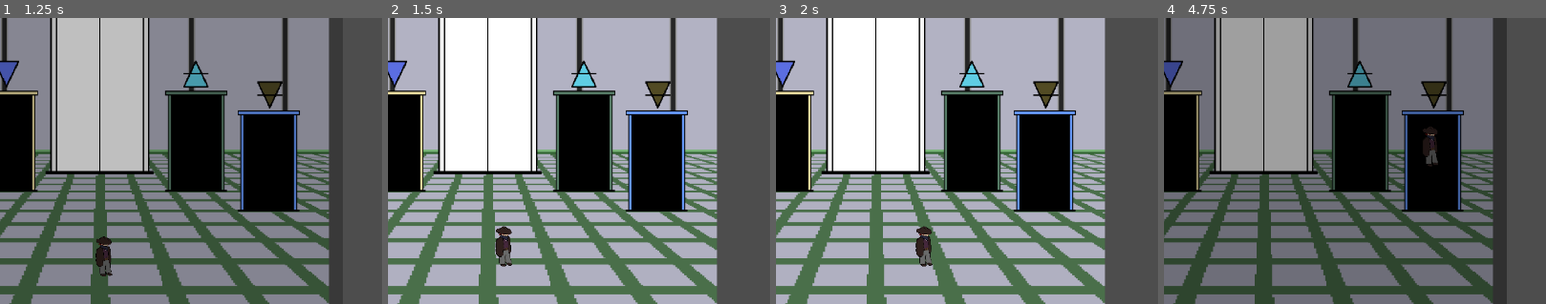
Above: before the commit, frames 1-4 (left to right).
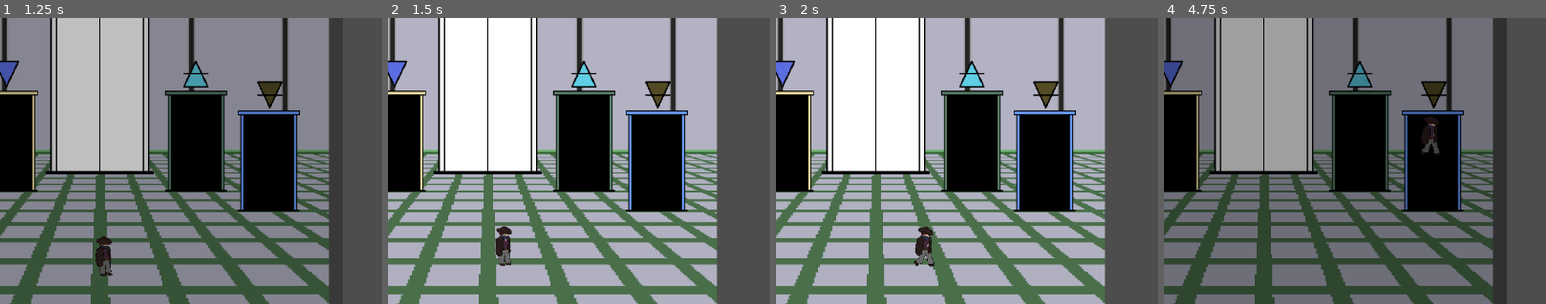
Above: after the commit, the same moments.

Repository: mccajd/Quintessential
Game: Godot game, scene res://Scenes/main_menu.tscn
Two runs of this game, one before a commit and one after it. Both use one fixed random seed, a clock stepped at 60 frames per second and the inputs below. The engine's default icon, where the game draws it, is replaced by a stand-in: a white triangle on a blue panel in a dark square.
Inputs (mouse positions are % of the whole screen's width and height, from its top left):
- Up to frame 1 (1.25 s): click (91, 44) at 0.5 s
- Up to frame 2 (1.5 s): move the mouse to (72, 45) at 1.27 s; press the mouse at (72, 45) at 1.28 s
- Up to frame 3 (2 s): no input
- Up to frame 4 (4.75 s): move the mouse to (30, 55) at 2.02 s; release the mouse at (30, 55) at 2.03 s; click (30, 55) at 2.1 s; move the mouse to (60, 28) at 2.77 s; press the mouse at (60, 28) at 2.78 s; move the mouse to (45, 70) at 3.52 s; release the mouse at (45, 70) at 3.53 s; click (45, 70) at 3.6 s; move the mouse to (80, 65) at 4.27 s; press the mouse at (80, 65) at 4.28 s
The pictures show only the part of the screen within x 37-87%, y 22-72%; the shares and areas given below are measured in that part.

Frame 1 is identical in both runs. In frame 2, 0.1% of the frame differs, in the area x 28-33%, y 72-87%; in frame 3, 0.2%; in frame 4, 0.4%, in the area x 67-73%, y 34-52%.

Commit message:
Added running animation and improved loading transition effect

Diff:
--- a/Levels/cave_room.tscn
+++ b/Levels/cave_room.tscn
@@ -40,8 +40,8 @@
 z_index = 10
 offset_left = 2.0
 offset_top = -271.0
-offset_right = 840.0
-offset_bottom = 504.0
+offset_right = 1373.0
+offset_bottom = 802.0
 color = Color(0, 0, 0, 1)
 
 [node name="BlackVoid" type="ColorRect" parent="."]
--- a/Levels/cloud_room.tscn
+++ b/Levels/cloud_room.tscn
@@ -233,8 +233,8 @@
 z_index = 5
 offset_left = 2.0
 offset_top = -271.0
-offset_right = 840.0
-offset_bottom = 504.0
+offset_right = 1382.0
+offset_bottom = 772.0
 color = Color(0, 0, 0, 1)
 
 [node name="BlackVoid" type="ColorRect" parent="."]
--- a/Levels/desert_room.tscn
+++ b/Levels/desert_room.tscn
@@ -45,9 +45,9 @@
 visible = false
 z_index = 5
 offset_left = 2.0
-offset_top = -271.0
-offset_right = 840.0
-offset_bottom = 504.0
+offset_top = -275.0
+offset_right = 1400.0
+offset_bottom = 778.0
 color = Color(0, 0, 0, 1)
 
 [node name="BlackVoid" type="ColorRect" parent="."]
--- a/Levels/ocean_room.tscn
+++ b/Levels/ocean_room.tscn
@@ -53,8 +53,8 @@
 z_index = 10
 offset_left = 2.0
 offset_top = -271.0
-offset_right = 840.0
-offset_bottom = 504.0
+offset_right = 1351.0
+offset_bottom = 790.0
 color = Color(0, 0, 0, 1)
 
 [node name="BlackVoid" type="ColorRect" parent="."]
--- a/Scenes/wanderer.tscn
+++ b/Scenes/wanderer.tscn
@@ -1,7 +1,10 @@
-[gd_scene load_steps=6 format=3 uid="uid://y3sjqg41jnlr"]
+[gd_scene load_steps=9 format=3 uid="uid://y3sjqg41jnlr"]
 
 [ext_resource type="Script" path="res://Scripts/player.gd" id="1_u8hjw"]
 [ext_resource type="Texture2D" uid="uid://bdx2diagow0r8" path="res://assets/wanderer_flat.png" id="2_4f2am"]
+[ext_resource type="Texture2D" uid="uid://5p3hs0uv085c" path="res://assets/wanderer/f1.png" id="3_fmqel"]
+[ext_resource type="Texture2D" uid="uid://bcp0w7hgusvsp" path="res://assets/wanderer/f2.png" id="4_hjw3m"]
+[ext_resource type="Texture2D" uid="uid://bcrwpque48rm5" path="res://assets/wanderer/f0.png" id="5_81lba"]
 
 [sub_resource type="RectangleShape2D" id="RectangleShape2D_4hiur"]
 size = Vector2(32, 32)
@@ -15,6 +18,20 @@
 "loop": true,
 "name": &"default",
 "speed": 5.0
+}, {
+"frames": [{
+"duration": 1.0,
+"texture": ExtResource("3_fmqel")
+}, {
+"duration": 1.0,
+"texture": ExtResource("4_hjw3m")
+}, {
+"duration": 1.0,
+"texture": ExtResource("5_81lba")
+}],
+"loop": true,
+"name": &"limp",
+"speed": 10.0
 }]
 
 [sub_resource type="RectangleShape2D" id="RectangleShape2D_panu3"]
@@ -37,6 +54,7 @@
 texture_filter = 1
 scale = Vector2(0.5, 0.5)
 sprite_frames = SubResource("SpriteFrames_7lci7")
+frame_progress = 0.265298
 
 [node name="CollisionShape2D" type="CollisionShape2D" parent="."]
 position = Vector2(-1, 16)
--- a/Scripts/player.gd
+++ b/Scripts/player.gd
@@ -41,12 +41,17 @@
 	set_solid_tiles()
 
 func _physics_process(_delta):
-	if rooms_changing: return
+	if rooms_changing:
+		$AnimatedSprite2D.play("limp")
+		position.y -= 1
+		return
 
 	if !path.is_empty():
 		velocity = speed*direction_to_point(position-Vector2(8,8), path[0])
+		$AnimatedSprite2D.play("limp")
 	else:
 		velocity = Vector2.ZERO
+		$AnimatedSprite2D.play("default")
 
 	if change_rooms_on_stop && path.is_empty():
 		# "Time to blow this popsicle stand" - hmw
@@ -93,6 +98,8 @@
 		target_tile = get_global_mouse_position()
 		start_tile  = position-Vector2(8,8)
 
+		$AnimatedSprite2D.flip_h = target_tile.x < start_tile.x
+
 		path = pathfinder(start_tile, target_tile)
 
 func pathfinder(start:Vector2i, end:Vector2i)->PackedVector2Array:
Binary file added: assets/wanderer/f0.png
Not shown, added: assets/wanderer/f0.png.import
Binary file added: assets/wanderer/f1.png
Not shown, added: assets/wanderer/f1.png.import
Binary file added: assets/wanderer/f2.png
Not shown, added: assets/wanderer/f2.png.import
